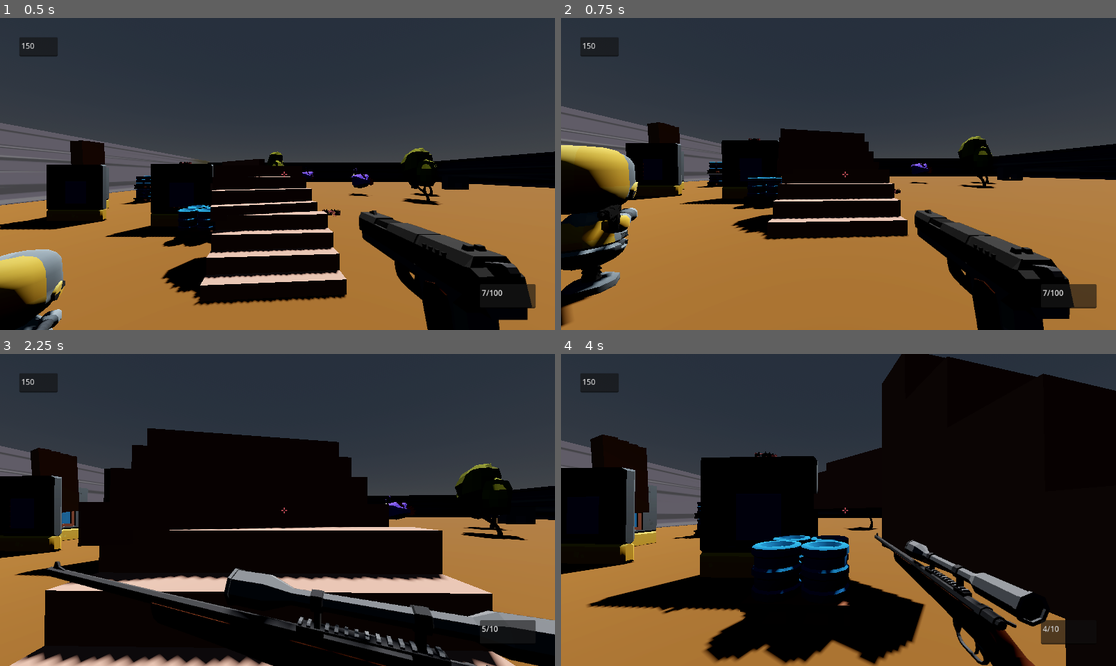
Above: before the commit, frames 1-4 (two rows, left to right).
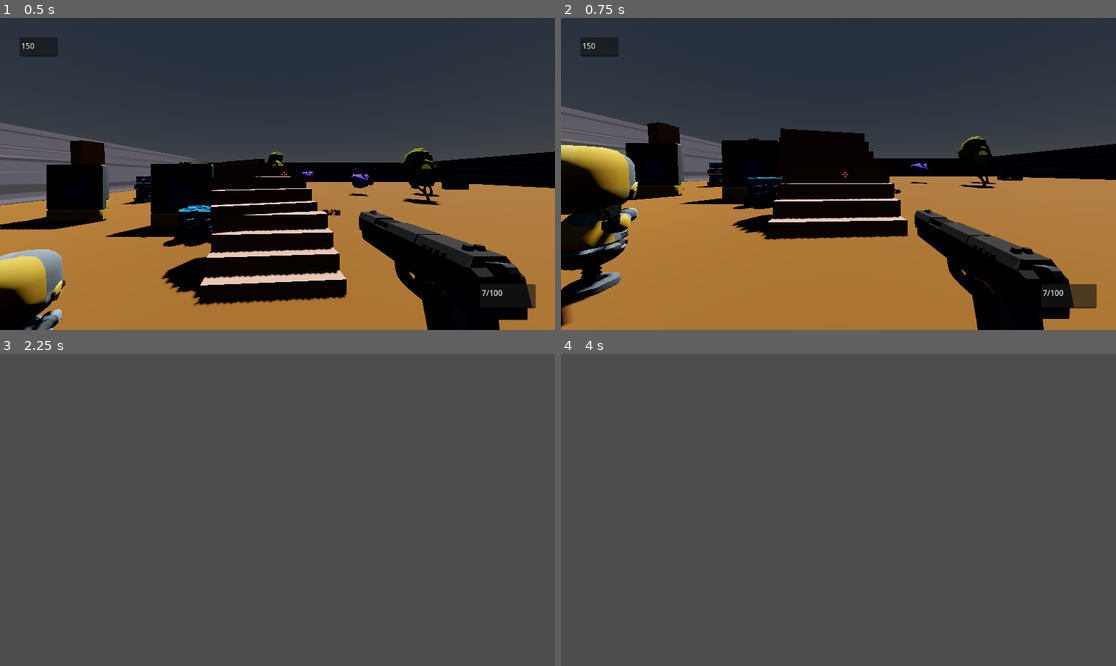
Above: after the commit, the same moments.

Repository: pixelcrust/godotfps
Game: Godot game, scene res://world.tscn
The game is run twice, just before and just after one commit, with the same random seed, the same clock (stepped at 60 frames per second) and the same inputs.
Inputs (mouse positions are in pixels of both pictures, inside the frame that each line leads up to):
- Up to frame 1 (0.5 s): no input
- Up to frame 2 (0.75 s): move the mouse to (832, 180) at 0.52 s; hold W (key_forward) from 0.53 s (still down); hold F (Interact) from 0.53 s (still down)
- Up to frame 3 (2.25 s): keep holding W (key_forward); tap Space (key_jump) at 0.77, 1.52 s; move the mouse to (316, 513) at 1.27 s; release F (Interact) at 1.28 s; tap Ctrl (key_crouch) at 1.35 s; move the mouse to (233, 506) at 2.02 s; tap Tab (key_next_weapon) at 2.1 s
- Up to frame 4 (4 s): move the mouse to (844, 510) at 2.77 s; release W (key_forward) at 2.78 s; hold A (key_left) 2.78-3.53 s; tap Shift (key_run) at 2.85 s; tap Space (key_jump) at 3.02, 3.77 s; move the mouse to (816, 503) at 3.52 s; hold W (key_forward) from 3.53 s (still down); click (816, 503) at 3.6 s

Frame 1 is identical in both runs. In frame 2, less than 0.1% of the frame differs, in the area x 0-11%, y 78-90%; in frame 3, 94%; in frame 4, 98%, in the area x 0-100%, y 0-100%.

Commit message:
shoots in the wrong direction

Diff:
--- a/Scenes/enemy_dummy.gd
+++ b/Scenes/enemy_dummy.gd
@@ -3,7 +3,8 @@
 @onready var body = $base/body
 @onready var arm = $base/body/arm
 @onready var bullet = preload("res://Scenes/bullet.tscn")
-@onready var barrel = $base/body/arm/gun
+@onready var barrel = $base/body/arm/gun/RayCast3D
+@onready var timer = $base/body/arm/gun/Timer
 
 var player = null
 
@@ -23,9 +24,11 @@
 	if not is_on_floor():
 		velocity.y -= gravity * delta
 
-	var dir_to_player = global_position.direction_to(player.global_position)
-	rotate_y(1.0*delta)
+	#var dir_to_player = body.global_position.direction_to(player.global_position)
+	body.rotate_y(1.0*delta)
 	var new_bullet = bullet.instantiate()
+	await timer.timeout
 	new_bullet.position = barrel.global_position
 	new_bullet.transform.basis = global_transform.basis
-	print("shoot")
+	get_tree().root.get_children()[0].add_child(new_bullet);
+	print(get_tree().root.get_children()[0])
--- a/Scenes/enemy_dummy.tscn
+++ b/Scenes/enemy_dummy.tscn
@@ -27,3 +27,9 @@
 [node name="gun" type="MeshInstance3D" parent="base/body/arm"]
 transform = Transform3D(0.3, 0, 0, 0, 0.3, 0, 0, 0, 0.3, 0.94306, 1.15697, 0)
 mesh = ExtResource("5_31422")
+
+[node name="RayCast3D" type="RayCast3D" parent="base/body/arm/gun"]
+transform = Transform3D(-4.37114e-08, -1, -1.77636e-15, 1, -4.37114e-08, 0, 0, -1.77636e-15, 1, 0.788636, 0.544651, 0)
+
+[node name="Timer" type="Timer" parent="base/body/arm/gun"]
+autostart = true
--- a/bullet.gd
+++ b/bullet.gd
@@ -20,13 +20,13 @@
 func _physics_process(delta):
 	position += transform.basis * Vector3(SPEED,0+abweichung_y,0+abweichung_x)*delta
 	if raycast.is_colliding():
-		print("raycast collision with:" + str(raycast.get_collider()) )
+		#print("raycast collision with:" + str(raycast.get_collider()) )
 		mesh.visible = false
 		particles.emitting = true
 		if(raycast.get_collider().is_in_group("has_hp")):
 			raycast.get_collider().hit(dmg)
 		raycast.enabled = false
-		await get_tree().create_timer(1.0).timeout
+		await get_tree().create_timer(2.0).timeout
 		queue_free()
 
 
